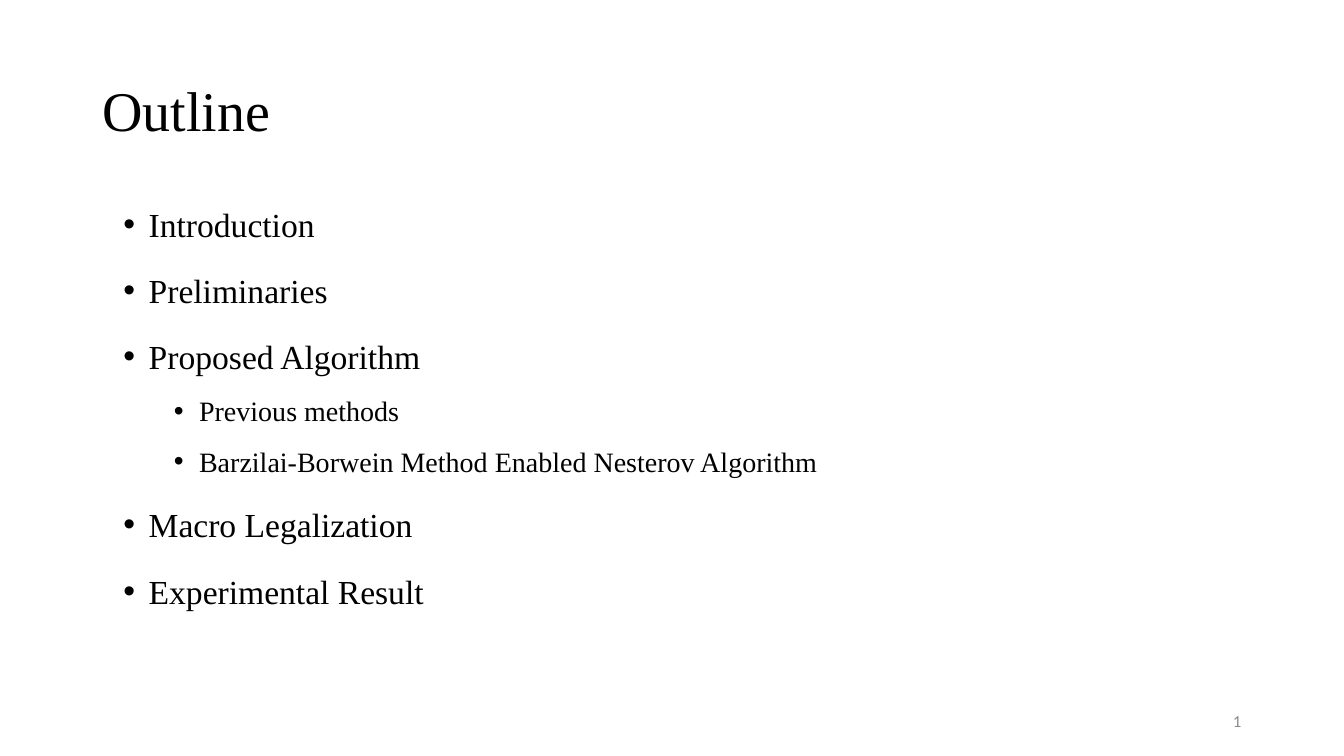
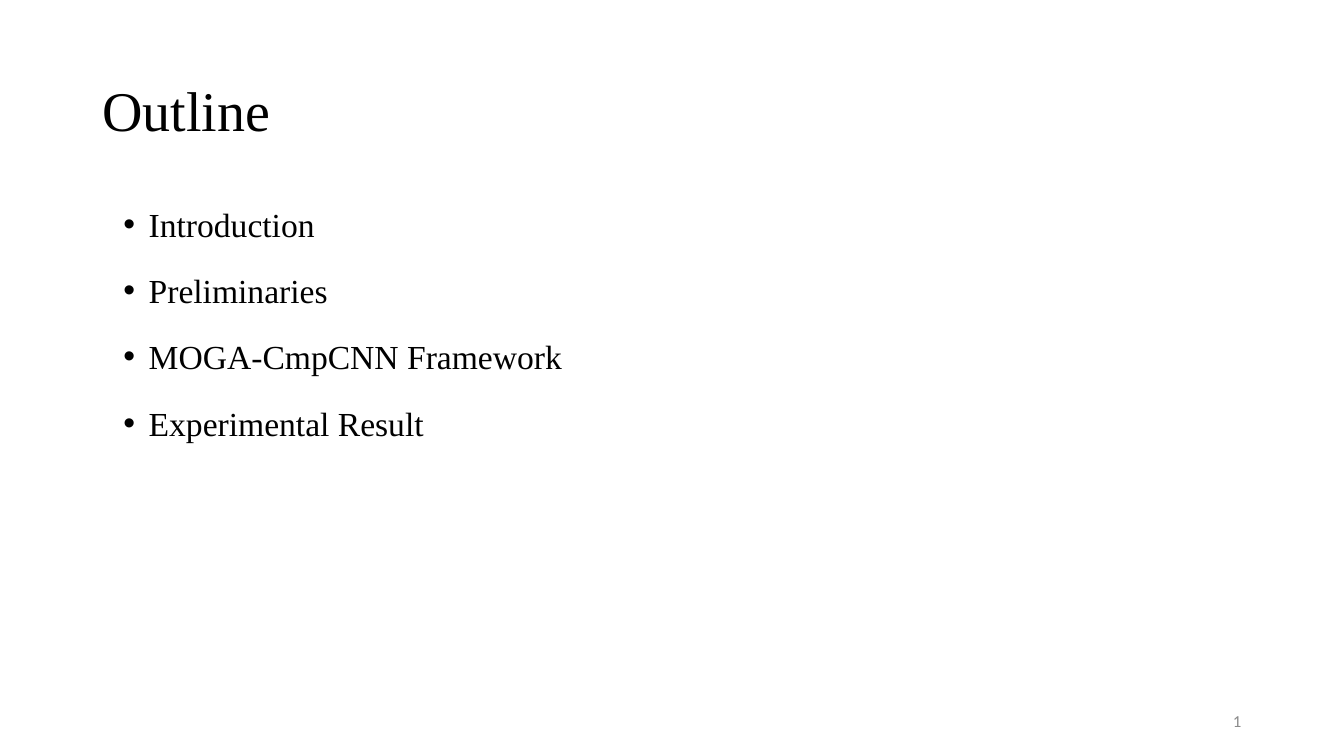
Before and after one commit to Pacific-Feng-Studuies/Studied-Papers, a slide deck: slide 2 of DAC2024/MOGA-CmpCNN/MOGA-CmpCNN A Multi-Objective Genetic Algorithm Intergrated with CmpCNN Model for CMP-Aware Metal Fill.pptx. Drawn at 1344x756 pixels with LibreOffice and Linux fonts; fonts in the diff are those of the drawing. Boxes give left, top, right and bottom in pixels: in the first picture for what was removed or moved away, otherwise in the second. Text is boxed around its words. In the diff, an @@ line names an element or a change of style, - is before the commit and + after.

```diff
--- a/DAC2024/MOGA-CmpCNN/MOGA-CmpCNN A Multi-Objective Genetic Algorithm Intergrated with CmpCNN Model for CMP-Aware Metal Fill.pptx
+++ b/DAC2024/MOGA-CmpCNN/MOGA-CmpCNN A Multi-Objective Genetic Algorithm Intergrated with CmpCNN Model for CMP-Aware Metal Fill.pptx
@@ text at <box>149,345,562,376</box>: text changed; size 20 to 24 pt @@
-• Proposed Algorithm
-  • Previous methods
-  • Barzilai-Borwein Method Enabled Nesterov Algorithm
-• Macro Legalization
+• MOGA-CmpCNN Framework
```
Also in this commit, not shown: 5 other slides changed, 5 slides added, 1 slide removed, 1 other file.
